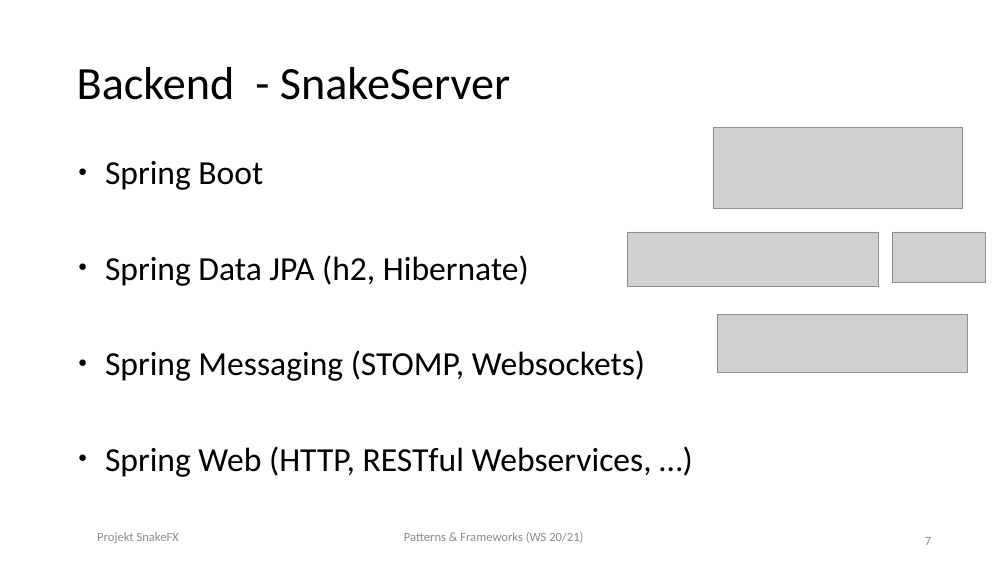
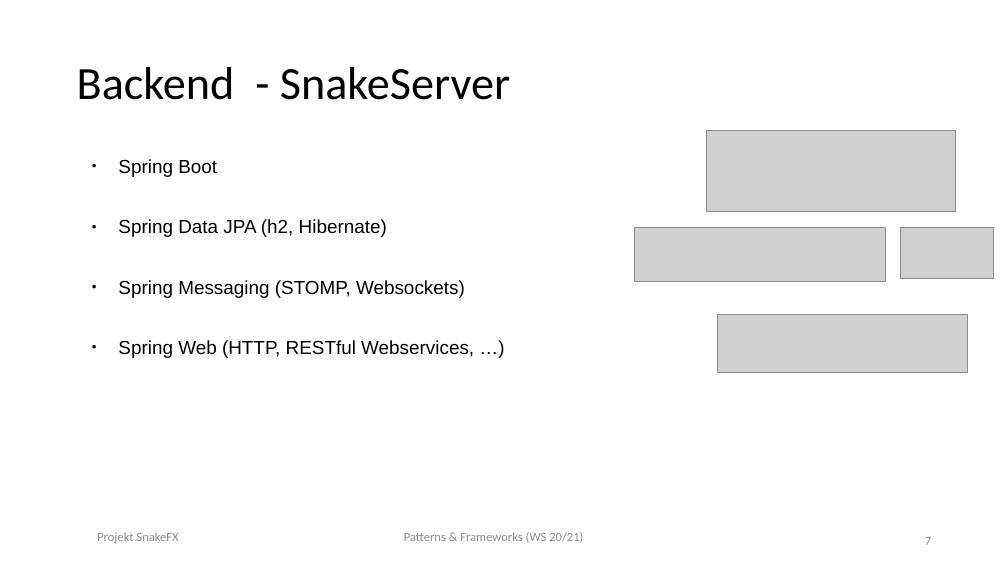
Before and after one commit to Bummelnderboris/Patterns_and_Frameworks, a slide deck: slide 7 of docs/00000_abgabe_final/3_Prasentation/Wulfert_Reidel_PF_SnakeFX.pptx. Drawn at 1008x567 pixels with LibreOffice and Linux fonts; fonts in the diff are those of the drawing; grey boxes stand for pictures. Boxes give left, top, right and bottom in pixels: in the first picture for what was removed or moved away, otherwise in the second. Text is boxed around its words. In the diff, an @@ line names an element or a change of style, - is before the commit and + after.

```diff
--- a/docs/00000_abgabe_final/3_Prasentation/Wulfert_Reidel_PF_SnakeFX.pptx
+++ b/docs/00000_abgabe_final/3_Prasentation/Wulfert_Reidel_PF_SnakeFX.pptx
@@ picture: place and size @@
-picture at (713, 128, 963, 209)
+picture at (706, 131, 956, 212)
@@ rectangle "Spring Boot": place and size @@
-rectangle "Spring Boot" at (105, 161, 652, 477)
+rectangle "Spring Boot" at (76, 151, 517, 364)
@@ rectangle "Spring Boot" at (76, 151, 517, 364): size 32 to 18 pt, font Calibri to Arial; outline none to #FFFFFF 0 pt @@
@@ picture: place and size @@
-picture at (628, 232, 879, 287)
+picture at (634, 228, 885, 282)
@@ picture: place and size @@
-picture at (893, 232, 986, 283)
+picture at (901, 228, 994, 278)
```
Also in this commit, not shown: 7 other slides changed, 5 slides added, 5 other files.
